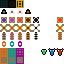
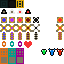
Layers edited between the first and the second 64px x 64px image:
painted on "Background" over [24, 41, 32, 48]
